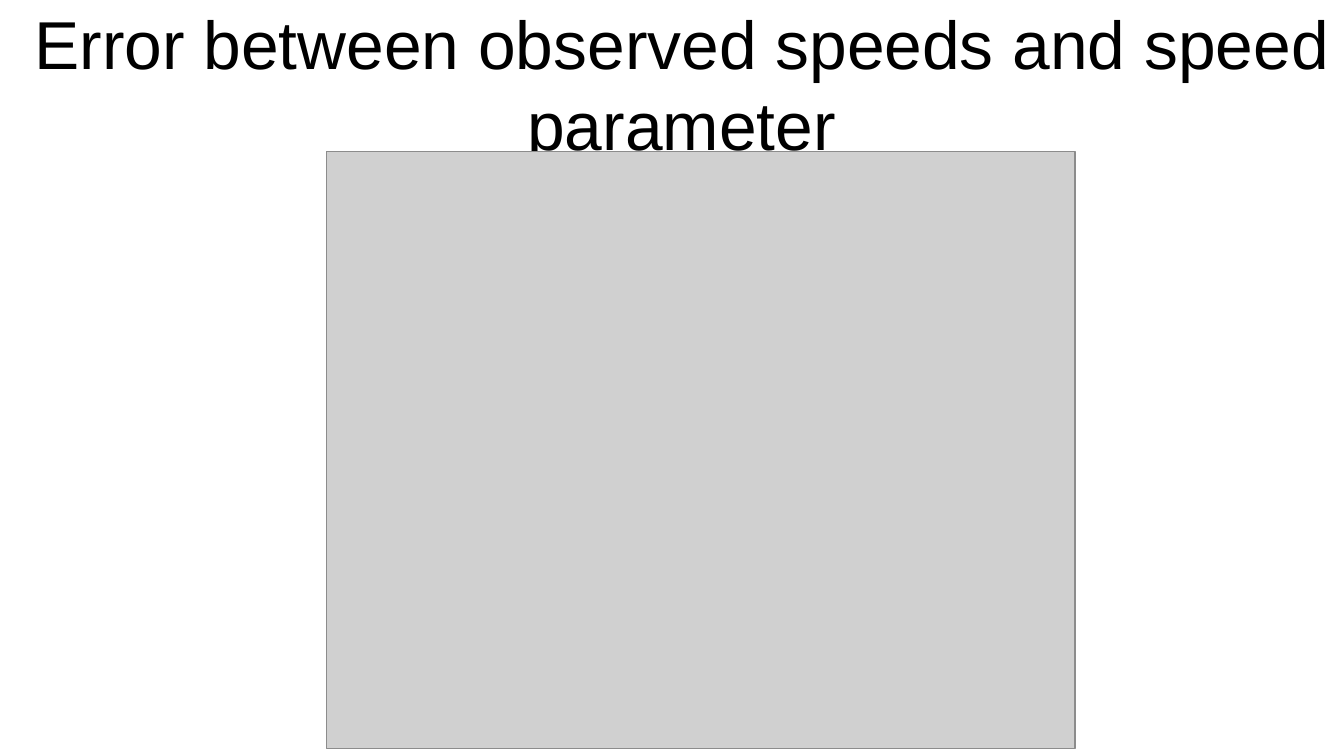
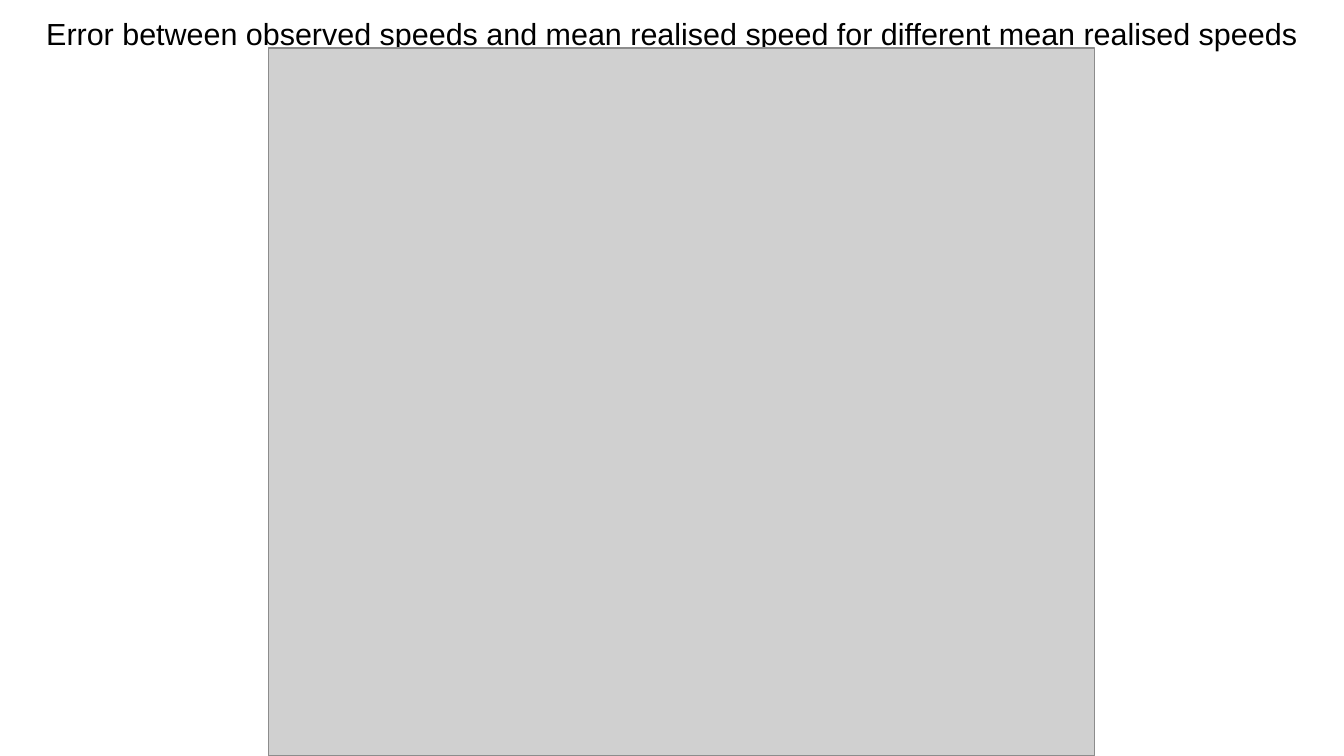
Before and after one commit to lizziebru/CamtrapSimulation, a slide deck: slide 10 of writeup/Camtrapsim_pres.odp (slide 11 before the commit). Drawn at 1344x756 pixels with LibreOffice and Linux fonts; fonts in the diff are those of the drawing; grey boxes stand for pictures. Boxes give left, top, right and bottom in pixels: in the first picture for what was removed or moved away, otherwise in the second. Text is boxed around its words. In the diff, an @@ line names an element or a change of style, - is before the commit and + after.

```diff
--- a/writeup/Camtrapsim_pres.odp
+++ b/writeup/Camtrapsim_pres.odp
@@ title at [46, 23, 1297, 51]: text changed; size 40 to 18 pt @@
-Error between observed speeds and speed parameter
+Error between observed speeds and mean realised speed for different mean realised speeds
@@ picture: place and size @@
-picture at [327, 151, 1076, 749]
+picture at [268, 48, 1095, 756]
```
Also in this commit, not shown: 1 other slide changed, 2 slides added, 2 slides removed, 1 other file.
